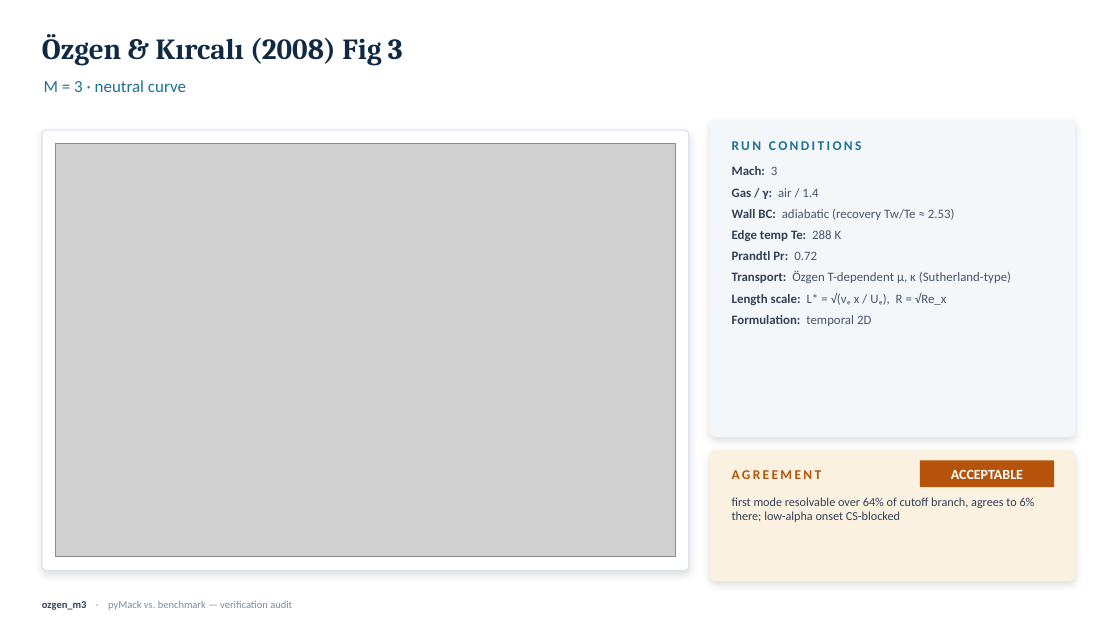
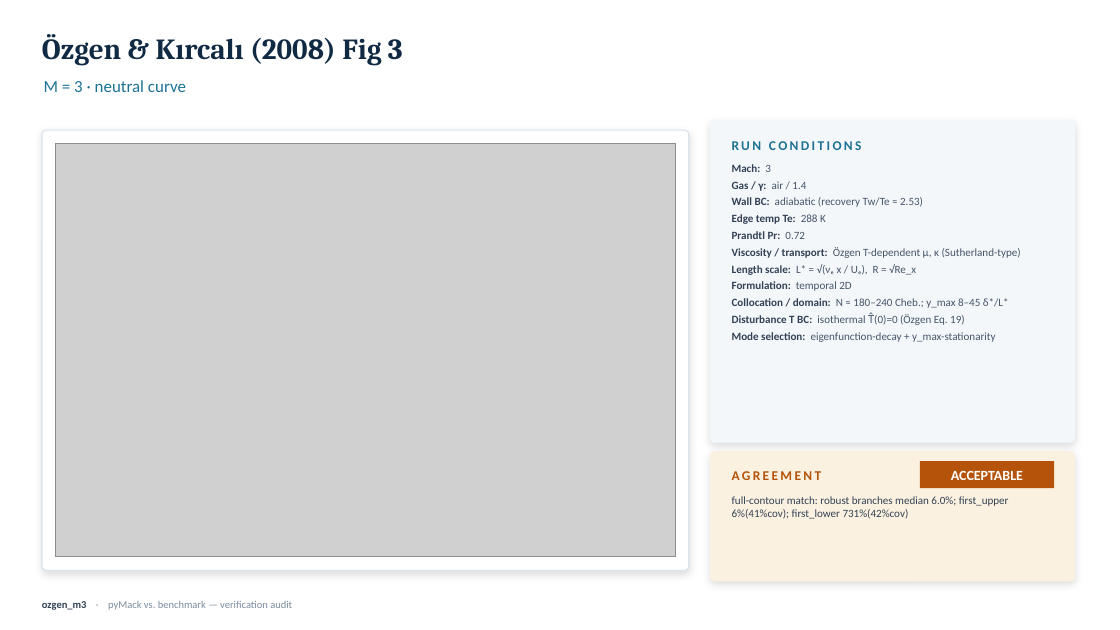
Before and after one commit to BARDAK1995/pyMack, a slide deck: slide 20 of verification/slides/pyMack_validation.pptx. Drawn at 1120x630 pixels with LibreOffice and Linux fonts; fonts in the diff are those of the drawing; grey boxes stand for pictures. Boxes give left, top, right and bottom in pixels: in the first picture for what was removed or moved away, otherwise in the second. Text is boxed around its words. In the diff, an @@ line names an element or a change of style, - is before the commit and + after.

Commit message:
verification: complete-curve overlays, OG-anchored cone, full-curve Ma&Zhong, LST params on deck
Özgen: re-extract the FULL c_i=0 neutral contour (marching squares, both modes incl. Phase-2 low-α onset extension) and re-judge by nearest-point match. M4 now AGREES on the complete two-lobe structure (2nd-mode 0%, 1st cutoff 2%, ~85% coverage); M6 acceptable (4 branches); M2/M3 acceptable (agree where resolvable, low-α onset CS-limited); M7/M8/M10 acceptable (2nd-mode cutoff 2-6% agrees, but pyMack connects the modes where Özgen separates them — documented inter-mode over-prediction, topology_ok=false).

Cone: re-anchored to the OG source — Sivasubramanian (2012) PhD thesis Fig. 5.1 (N≈9.5 at f≈210 kHz / F=1.071e-5), the linear regime of S&F 2015 JFM 768, cross-checked vs BAM6QT design review arXiv:2509.10411. Domain-matched N re-integration over the thesis x*-window: frequency 210 kHz EXACT; peak N 8.0-8.1 vs 9.5 (~15% short, bounded self-similar/Mangler deficit, documented). Replaces the prior loose N~7-8 / 220-280 kHz benchmark.

Ma & Zhong: upgraded from a 2-point check to a FULL neutral-curve comparison (Fig. 15, ω vs R). pyMack reproduces the entire 2nd-mode band to ~3-5% (F=2.2e-4 crosses at R~831/1033 vs §6 anchors 806/999.6); 1st-mode cutoff tracks, onset partial.

Slide deck: every case slide now lists the LST/solver parameters (viscosity model + value, 2nd-viscosity λ, collocation N, domain y_max, disturbance-T BC, mode-selection method); taller agreement card so metrics aren't clipped (QA-verified). Copyrighted thesis/figure renders gitignored.

```diff
--- a/verification/slides/pyMack_validation.pptx
+++ b/verification/slides/pyMack_validation.pptx
@@ rounded rectangle: place and size @@
-rounded rectangle at [710, 119, 1075, 437]
+rounded rectangle at [710, 119, 1075, 443]
@@ text at [732, 164, 923, 291]: size 11 to 9.5 pt in "Mach: 3", "Gas / γ: air / 1.4", "Wall BC: adiabatic (recovery Tw/Te ≈ 2.53)", "Edge temp Te: 288 K" and 3 more places; less space between paragraphs @@
@@ text at [732, 247, 1021, 258]: text changed; size 11 to 9.5 pt @@
-Transport: Özgen T-dependent μ, κ (Sutherland-type)
+Viscosity / transport: Özgen T-dependent μ, κ (Sutherland-type)
@@ text at [732, 298, 1009, 342]: paragraphs added @@
+Collocation / domain: N ≈ 180–240 Cheb.; y_max 8–45 δ*/L*
+Disturbance T BC: isothermal T̂(0)=0 (Özgen Eq. 19)
+Mode selection: eigenfunction-decay + y_max-stationarity
@@ rounded rectangle at [710, 451, 1075, 581]: proportions changed @@
@@ text at [732, 496, 1009, 519]: text changed; size 10.5 to 9.5 pt @@
-first mode resolvable over 64% of cutoff branch, agrees to 6% there; low-alpha onset CS-blocked
+full-contour match: robust branches median 6.0%; first_upper 6%(41%cov); first_lower 731%(42%cov)
```
Also in this commit, not shown: 19 other slides changed, 37 other files.
